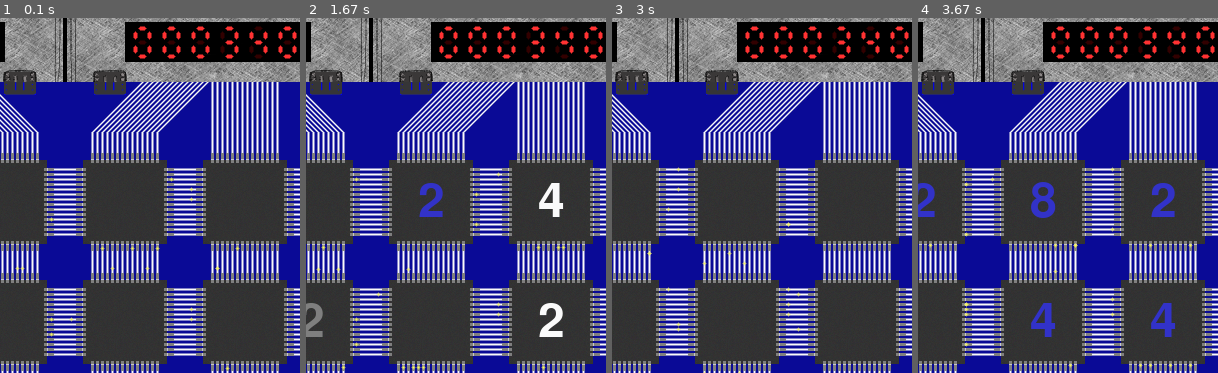
Above: before the commit, frames 1-4 (left to right).
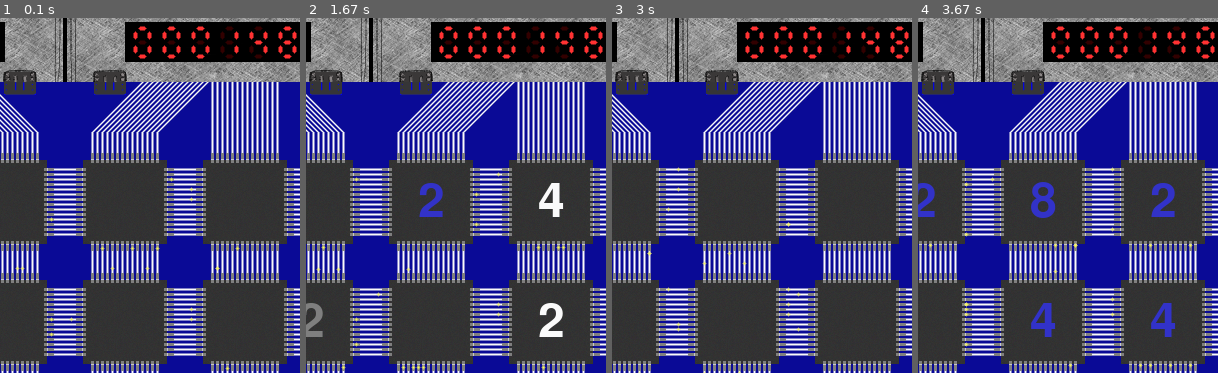
Above: after the commit, the same moments.

Repository: Marco-Meyer/TINF13AIBI-Kinect
Game: pygame game, started from 2048.py
Two runs of this game, one before a commit and one after it. Both use one fixed random seed, a clock stepped at 60 frames per second and the inputs below.
Inputs:
- Up to frame 1 (0.1 s): no input
- Up to frame 2 (1.67 s): hold Right 0.33-0.8 s; hold Up 0.83-1.13 s; hold Right 1.17-1.63 s
- Up to frame 3 (3 s): hold Left 1.67-2.2 s; hold Down 2.23-2.53 s; hold Left 2.57-2.97 s
- Up to frame 4 (3.67 s): hold Up 3-3.37 s; hold Right from 3.4 s (still down)
The pictures show only the part of the screen within x 39-89%, y 6-56%; the shares and areas given below are measured in that part.

The runs differ from the first frame. In frame 1, 0.1% of the frame differs, in the area x 75-98%, y 2-12%; in frame 2, 0.1%; in frame 3, 0.1%; in frame 4, 0.1%.

Commit message:
Only write highscore when new highscore is reached

Diff:
--- a/2048.py
+++ b/2048.py
@@ -190,8 +190,11 @@
 def periodic_save():
     while main_thread.is_alive():
         time.sleep(7)
+        while not score.new:
+            time.sleep(1)
         score.save()
         print("Autosaved")
+
 
 threading.Thread(target=periodic_save, name="AutoSaver").start()
 
--- a/score.py
+++ b/score.py
@@ -2,6 +2,7 @@
 
 class Score():
     def __init__(self):
+        self.new = False
         self.current = 0
         self.highest = 0
         try:
@@ -13,19 +14,26 @@
         except Exception as e:
             import warnings
             warnings.warn(str(e))
+
     def __iadd__(self, other):
         self.current += other
+        old = self.highest
         self.highest = max(self.highest, self.current)
+        if old != self.highest:
+            self.new = True#new highscore to save
         return self
+
     def __repr__(self):
         return ("Score: %s   Highscore: %s" % (self.current, self.highest))
+
     def next_Round(self):
         self.current = 0
         self.game.scbar.refresh()
+
     def save(self):
         scorelist = { "first": self.highest }# I called this scorelist if we want to add something e.g. the ten best scores
         pickle.dump(scorelist, open("save.p","wb"),protocol = 2)
+
     def load(self):
         scorelist = pickle.load(open("save.p","rb"))
-        #scorelist is now { "first": self.highest }
         self.highest = scorelist["first"]
Binary file changed: save.p
